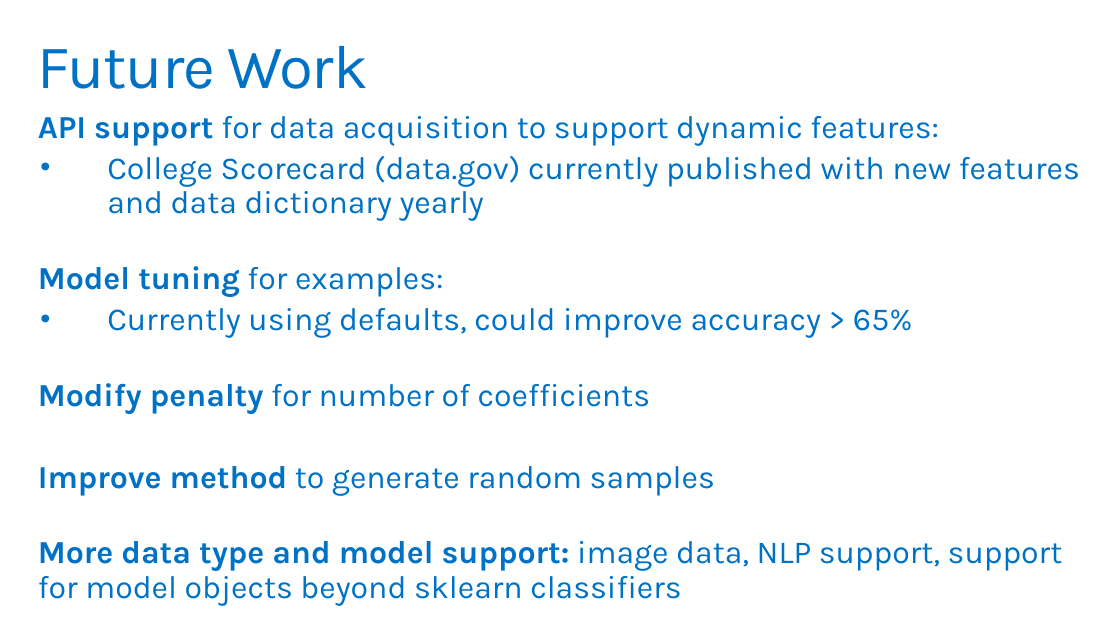
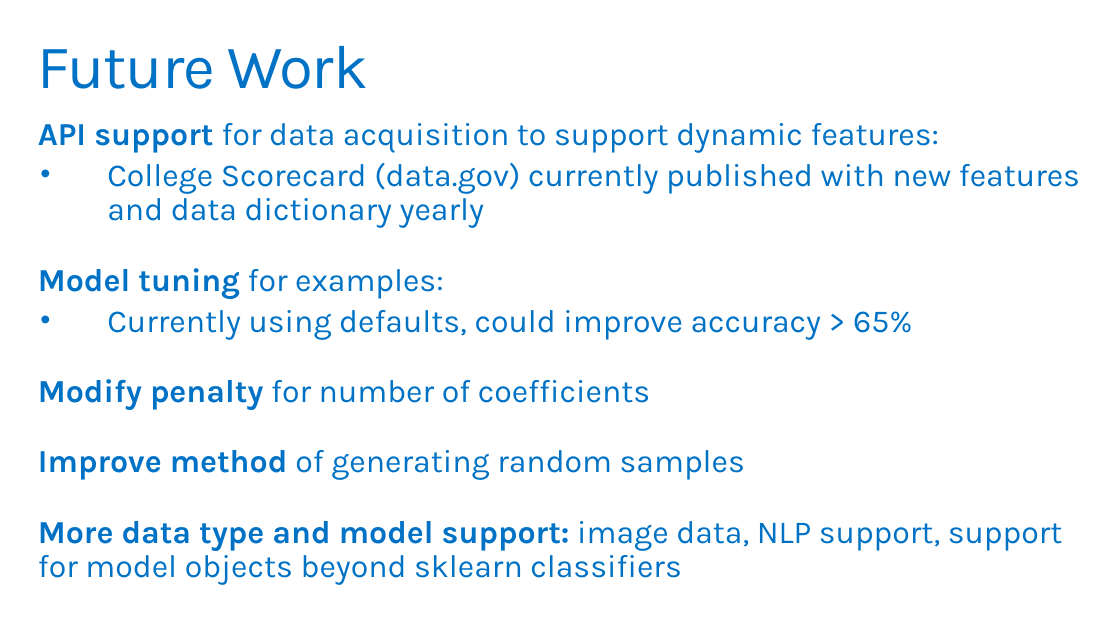
Before and after one commit to PKing70/LIMEaid, a slide deck: slide 10 of docs/LIMEaid_Final.pptx. Drawn at 1120x630 pixels with LibreOffice and Linux fonts; fonts in the diff are those of the drawing; background and template pictures are left out. Boxes give left, top, right and bottom in pixels: in the first picture for what was removed or moved away, otherwise in the second. Text is boxed around its words. In the diff, an @@ line names an element or a change of style, - is before the commit and + after.

```diff
--- a/docs/LIMEaid_Final.pptx
+++ b/docs/LIMEaid_Final.pptx
@@ text "API support for data acquisition ...": place and size @@
-text "API support for data acquisition ..." at (38,116,1080,606)
+text "API support for data acquisition ..." at (38,123,1080,585)
@@ text at (38,450,745,480): text changed @@
-Improve method to generate random samples
+Improve method of generating random samples
```
Also in this commit, not shown: 2 other slides changed, 1 other file.
